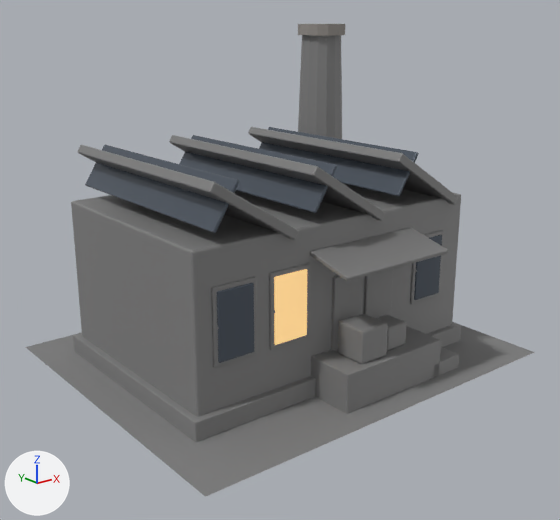
Before and after pictures for a commit that changed the glTF model assets/build/buildings-lite/factory.glb.
Both versions are drawn from a 50 mm camera at (-7.2, -9.25, 5.15) aimed at (-0.15, -0.44, 1.63). The lights are fixed; the arrows at lower left show +X, +Y and +Z. The picture after the commit comes second. Where no turn or scale is listed for an object, it has been applied to the vertices. Vertices at exactly the same position are counted once.

Objects in the first picture: 'ContactShadow', 'canopy', 'chimney', 'crate1', 'crate2', 'dock', 'doorL', 'doorR', 'footing', 'roofGlass', 'roofGlass.001', 'roofGlass.002', 'roofTooth', 'roofTooth.001', 'roofTooth.002', 'steps', 'walls' and 7 more.
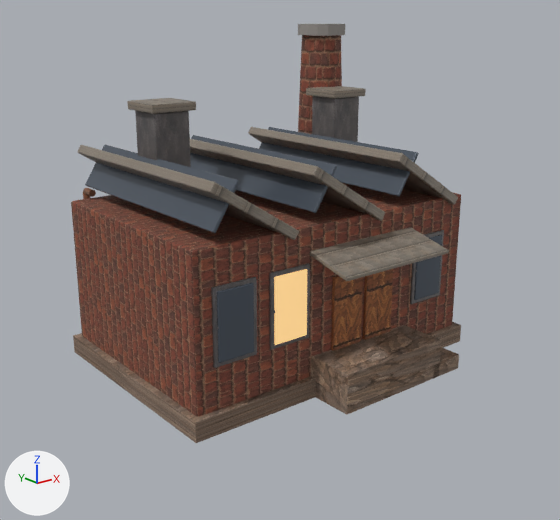
Boxes [x1, y1, x2, y2] around the edits, measured in the pictures (560 x 520 px; the box of a moved part takes in the faces that stretch with it):
'ContactShadow', deleted: before [26, 325, 534, 497]
'wallsLower', added (brown): after [79, 285, 455, 417]
'dock', recoloured: [311, 326, 441, 414] in both
'footing', recoloured: [73, 322, 461, 442] in both
'chimney', surface changed (grey to brown): [298, 35, 342, 134] in both
'ventStack', added: after [135, 111, 191, 167]
'crate1', deleted: before [338, 314, 388, 364]
'doorL', recoloured (grey to brown): [331, 276, 363, 351] in both
'ventStack.001', added: after [312, 96, 359, 142]
'doorR', recoloured (grey to brown): [363, 269, 393, 318] in both
'ventCap', added: after [128, 98, 196, 114]
'crate2', deleted: before [376, 315, 406, 351]
'ventCap.001', added: after [306, 86, 366, 98]
'steps', recoloured: [433, 347, 459, 378] in both
'pipeRunElbow', added: after [83, 188, 96, 197]
part 1 of me_cube_001, moved or reshaped: before [71, 196, 461, 417]; after [71, 196, 461, 366]
part 2 of me_cube_001, recoloured: [71, 184, 461, 253] in both

The change, as a list of edits to the scene's bpy script:
```text
Change mat_brick_001:
    where n2 = _N.new('ShaderNodeTexImage'); n2.name = 'Image Texture'
    n2.image: img_tex_b2d822ddd7 -> img_brick
    where n5 = _N.new('ShaderNodeTexImage'); n5.name = 'Image Texture.001'
    n5.image: img_tex_990a280fde -> img_brick_r
    where n7 = _N.new('ShaderNodeTexImage'); n7.name = 'Image Texture.002'
    n7.image: img_tex_7459ae778f -> img_brick_n
Add mat_stone:
    mat_stone = bpy.data.materials.new('stone')
    # uses the picture img_stone
    # uses the picture img_stone_n
    # uses the picture img_stone_r
Add mat_planksv:
    mat_planksv = bpy.data.materials.new('planksV')
    # uses the picture img_planks
    # uses the picture img_planks_n
    # uses the picture img_planks_r
Add mat_brick:
    mat_brick = bpy.data.materials.new('brick')
    # uses the picture img_brick
    # uses the picture img_brick_n
    # uses the picture img_brick_r
Add mat_stonebig:
    mat_stonebig = bpy.data.materials.new('stoneBig')
    # uses the picture img_stone
    # uses the picture img_stone_n
    # uses the picture img_stone_r
Add mat_iront:
    mat_iront = bpy.data.materials.new('ironT')
    # uses the picture img_iron
    # uses the picture img_iron_n
    # uses the picture img_iron_r
Add mat_metalroof:
    mat_metalroof = bpy.data.materials.new('metalRoof')
    # uses the picture img_metalroof
    # uses the picture img_metalroof_n
    # uses the picture img_metalroof_r
Add mat_copper:
    mat_copper = bpy.data.materials.new('copper')
    # uses the picture img_copper
    # uses the picture img_copper_n
    # uses the picture img_copper_r
Change me_cube_018:
    where me_cube_018.from_pydata(...)  # 56 vertices, 108 faces; spans x -0.6..1.3, y -2.45..-1.65, z 0.0..0.6
    remove me_cube_018.materials.append(mat_stone_001)
    add me_cube_018.materials.append(mat_stone)
Change me_cube_019:
    where me_cube_019.from_pydata(...)  # 56 vertices, 108 faces; spans x -0.225..0.325, y -1.75..-1.69, z 0.3..1.7
    remove me_cube_019.materials.append(mat_planksv_001)
    add me_cube_019.materials.append(mat_planksv)
Change me_cube_020:
    where me_cube_020.from_pydata(...)  # 56 vertices, 108 faces; spans x 0.405..0.955, y -1.75..-1.69, z 0.3..1.7
    remove me_cube_020.materials.append(mat_planksv_001)
    add me_cube_020.materials.append(mat_planksv)
Change me_cube_002:
    where me_cube_002.from_pydata(...)  # 56 vertices, 108 faces; spans x -2.6..2.6, y -1.8..1.8, z 0.0..0.3
    remove me_cube_002.materials.append(mat_stonebig_001)
    add me_cube_002.materials.append(mat_stonebig)
Change me_cube_024:
    where me_cube_024.from_pydata(...)  # 56 vertices, 108 faces; spans x 1.15..1.75, y -2.45..-1.75, z 0.0..0.24
    remove me_cube_024.materials.append(mat_stone_001)
    add me_cube_024.materials.append(mat_stone)
Change me_cube_001:
    remove me_cube_001.from_pydata(...)  # 56 vertices, 108 faces; spans x -2.5..2.5, y -1.7..1.7, z 0.0..2.5
    add me_cube_001.from_pydata(...)  # 64 vertices, 114 faces; spans x -2.5..2.5, y -1.7..1.7, z 1.0..2.5
    me_cube_001 part 1
    28 vertices are removed from x -2.5..2.5, y -1.7..1.7, z 0.0..0.03
    66 faces are deleted
    12 new vertices lie (0.0, 0.0, -0.47) away from vertices in x -2.5..2.5, y -1.7..1.7, z 2.47
    12 new vertices lie (0.0, 0.0, -0.5) away from vertices in x -2.5..2.5, y -1.7..1.7, z 2.0
    12 new vertices lie (0.0, 0.0, -0.5) away from vertices in x -2.5..2.5, y -1.7..1.7, z 1.5
    72 new faces join them
    me_cube_001 part 2: 42 faces spanning x -2.5..2.5, y -1.7..1.7, z 2.47..2.5 switch from mat_brick_002 to mat_brick
Remove ob_contactshadow:
    ob_contactshadow = bpy.data.objects.new('ContactShadow', me_plane)
Remove ob_crate1:
    ob_crate1 = bpy.data.objects.new('crate1', me_cube_022)
Remove ob_crate2:
    ob_crate2 = bpy.data.objects.new('crate2', me_cube_023)
Add ob_ventstack_001:
    ob_ventstack_001 = bpy.data.objects.new('ventStack.001', me_cube_028)  # 56 vertices, 108 faces; spans x 1.425..1.975, y 0.125..0.675, z 3.1..3.9
    ob_ventstack_001.location = (0.0, 0.0, 0.0)
Add ob_ventstack:
    ob_ventstack = bpy.data.objects.new('ventStack', me_cube_027)  # 56 vertices, 108 faces; spans x -1.875..-1.325, y 0.125..0.675, z 3.1..3.9
    ob_ventstack.location = (0.0, 0.0, 0.0)
Add ob_ventcap_001:
    ob_ventcap_001 = bpy.data.objects.new('ventCap.001', me_cube_030)  # 56 vertices, 108 faces; spans x 1.35..2.05, y 0.05..0.75, z 3.91..4.03
    ob_ventcap_001.location = (0.0, 0.0, 0.0)
Add ob_ventcap:
    ob_ventcap = bpy.data.objects.new('ventCap', me_cube_029)  # 56 vertices, 108 faces; spans x -1.95..-1.25, y 0.05..0.75, z 3.91..4.03
    ob_ventcap.location = (0.0, 0.0, 0.0)
Add ob_piperunelbow:
    ob_piperunelbow = bpy.data.objects.new('pipeRunElbow', me_cone_003)  # a 10-sided cylinder along y spanning x -0.052..0.052, y -0.105..0.105, z -0.055..0.055
    ob_piperunelbow.location = (-2.2, 1.65, 2.6)
Add ob_wallslower:
    ob_wallslower = bpy.data.objects.new('wallsLower', me_cube_025)  # 52 vertices, 90 faces; spans x -2.5..2.5, y -1.7..1.7, z 0.0..1.0
    ob_wallslower.location = (0.0, 0.0, 0.0)
```
